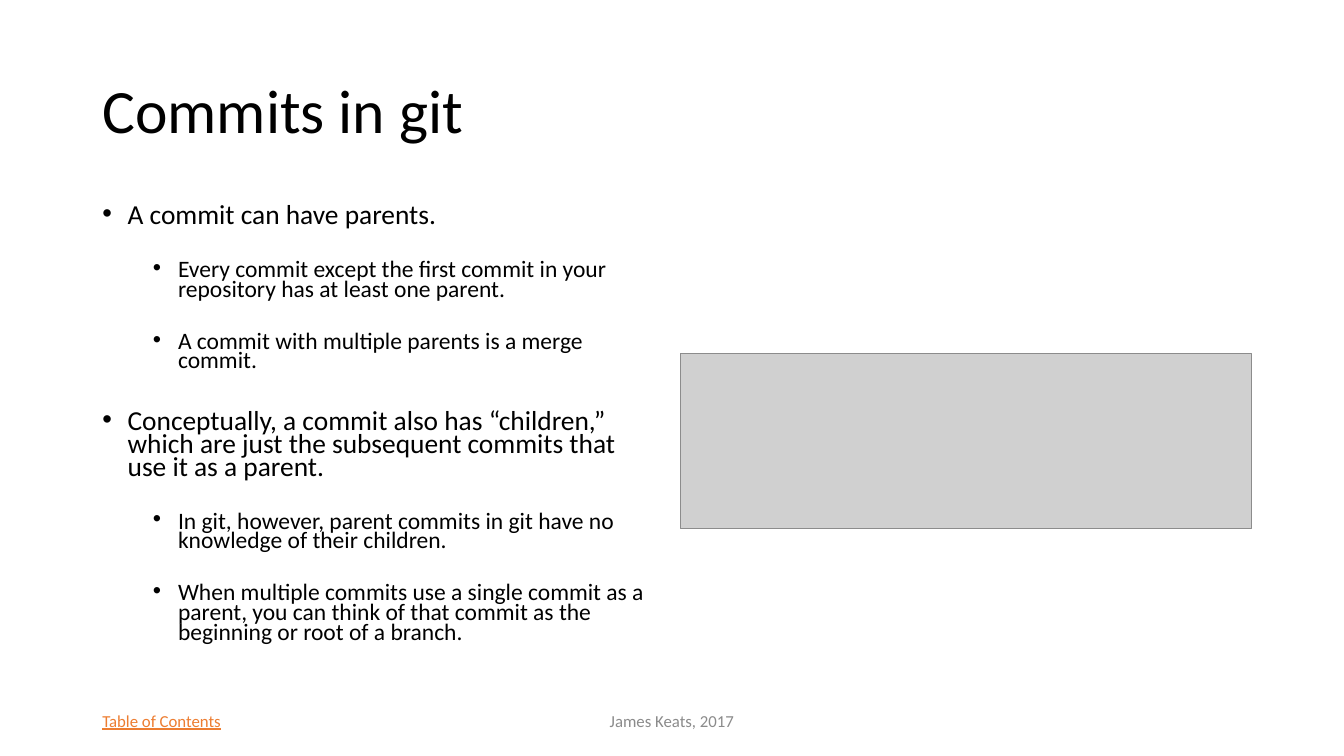
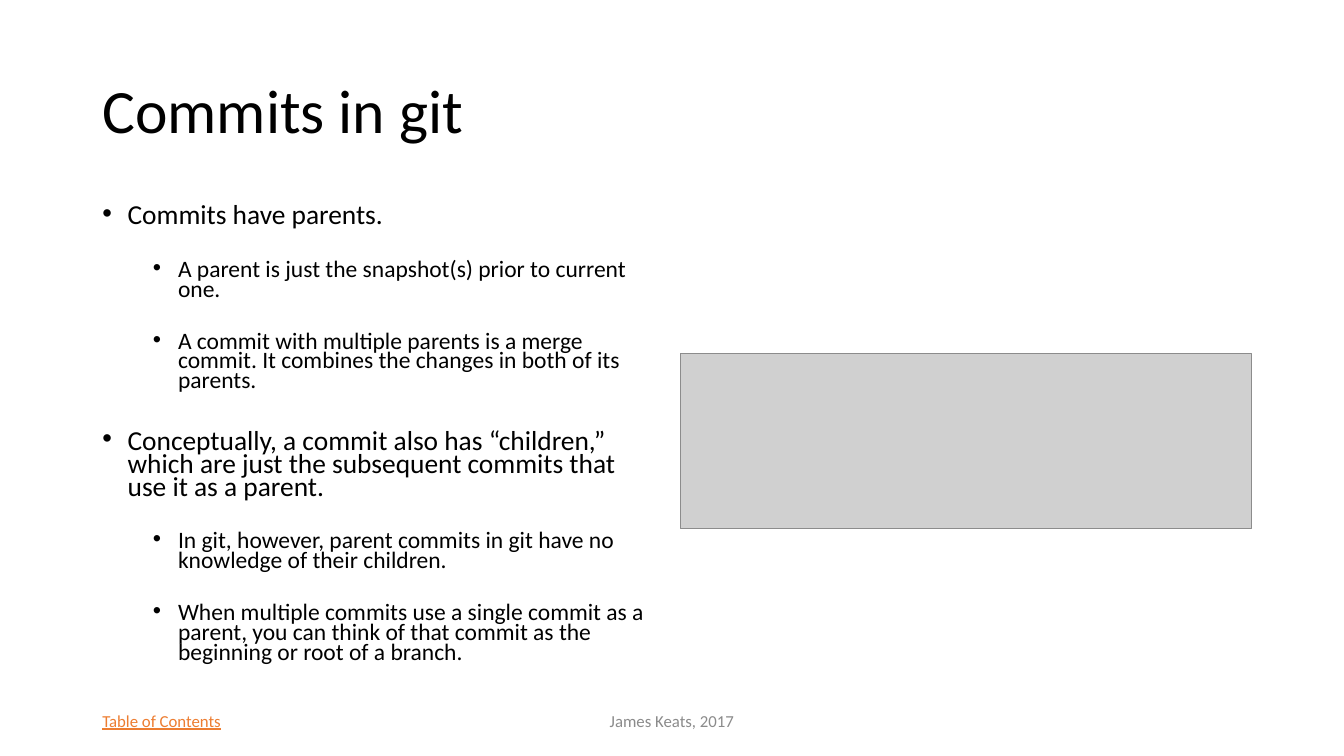
Before and after one commit to growlitheharpo/capstone-git-reference, a slide deck: slide 11 of Understanding Git.pptx. Drawn at 1344x756 pixels with LibreOffice and Linux fonts; fonts in the diff are those of the drawing; grey boxes stand for pictures; background and template pictures are left out. Boxes give left, top, right and bottom in pixels: in the first picture for what was removed or moved away, otherwise in the second. Text is boxed around its words. In the diff, an @@ line names an element or a change of style, - is before the commit and + after.

Commit message:
Reword explanation of commit parents.

```diff
--- a/Understanding Git.pptx
+++ b/Understanding Git.pptx
@@ text at (x1=128, y1=205, x2=626, y2=392): text changed @@
-• A commit can have parents.
-  • Every commit except the first commit in your repository has at least one parent.
-  • A commit with multiple parents is a merge commit.
+• Commits have parents.
+  • A parent is just the snapshot(s) prior to current one.
+  • A commit with multiple parents is a merge commit. It combines the changes in both of its parents.
```
